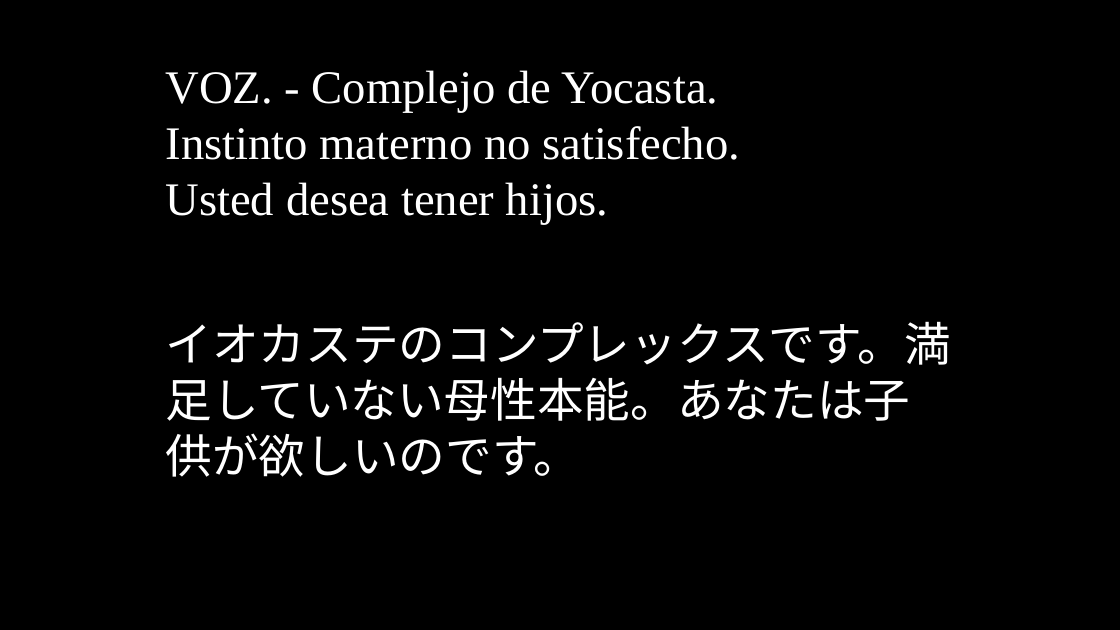
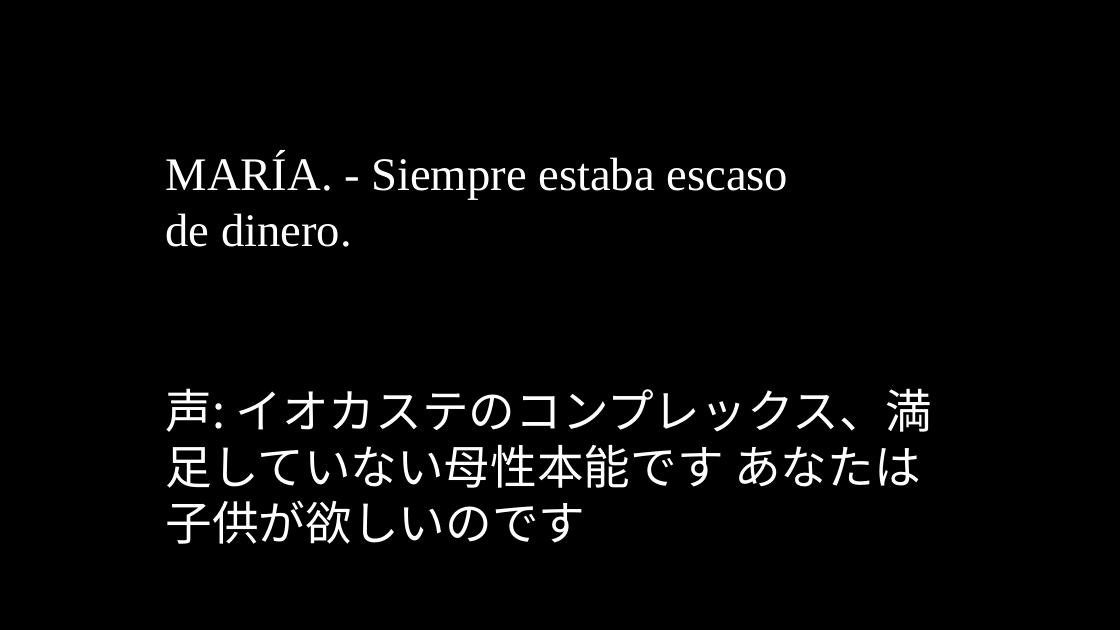
Before and after one commit to oulcggc/lang-drama-caption, a slide deck: slide 143 of complete-cap.pptx (slide 141 before the commit). Drawn at 1120x630 pixels with LibreOffice and Linux fonts; fonts in the diff are those of the drawing. Boxes give left, top, right and bottom in pixels: in the first picture for what was removed or moved away, otherwise in the second. Text is boxed around its words. In the diff, an @@ line names an element or a change of style, - is before the commit and + after.

```diff
--- a/complete-cap.pptx
+++ b/complete-cap.pptx
@@ text removed at [166, 70, 740, 225] @@
-VOZ. - Complejo de Yocasta. Instinto materno no satisfecho. Usted desea tener hijos.
@@ text added at [166, 154, 789, 247], 40 pt, text #FFFFFF @@
+MARÍA. - Siempre estaba escaso de dinero.
@@ text at [166, 388, 933, 544]: text changed @@
-イオカステのコンプレックスです。満足していない母性本能。あなたは子供が欲しいのです。
+声: イオカステのコンプレックス、満足していない母性本能です あなたは子供が欲しいのです
```
Also in this commit, not shown: 97 other slides changed, 60 slides added, 60 slides removed, 1 other file.
